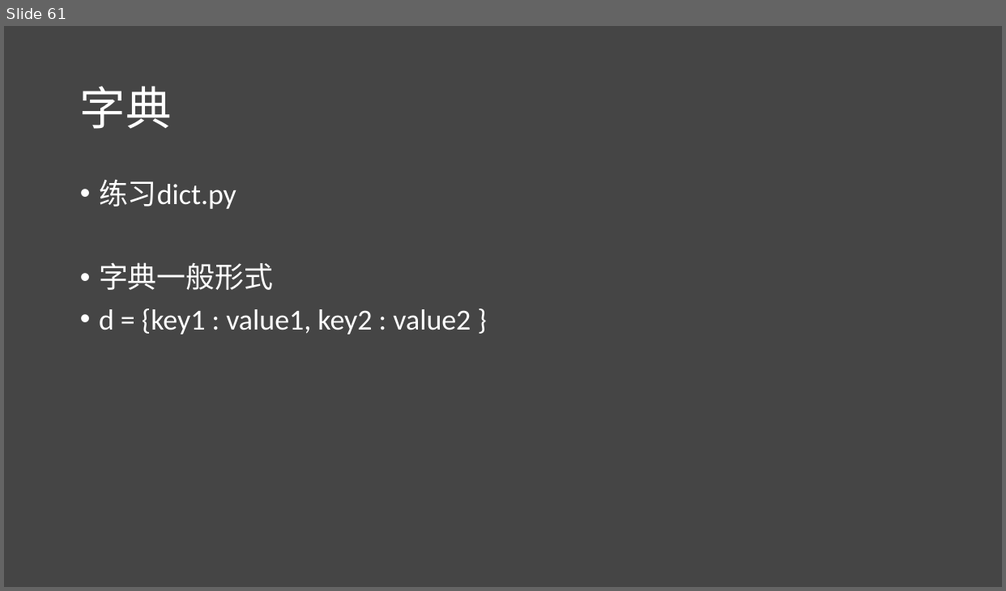
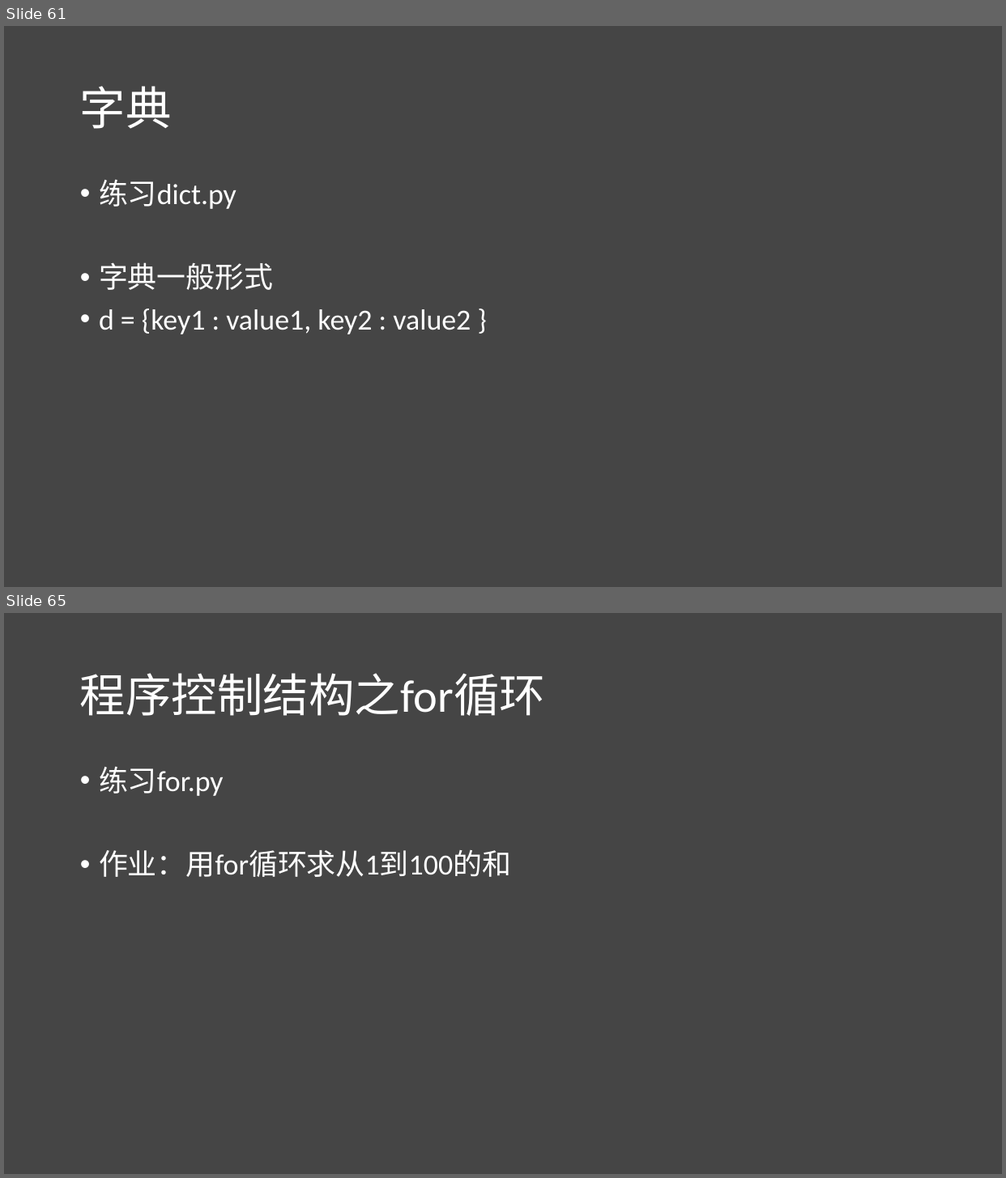
Before and after one commit to lichao312214129/lc_rsfmri_tools_python, a slide deck: The_first_ml_training/第一届机器学习实战班.pptx. Shown one above the other, each under a label of ours: slide 61 before the commit, slides 61 and 65 after it; the slides between them are not shown. The pictures are 1006x591 and 1006x1178 pixels, drawn with LibreOffice and Linux fonts; fonts in the diff are those of the drawing. Boxes give left, top, right and bottom in pixels: in the first picture for what was removed or moved away, otherwise in the second. Text is boxed around its words. In the diff, an @@ line names an element or a change of style, - is before the commit and + after.

```diff
--- a/The_first_ml_training/第一届机器学习实战班.pptx
+++ b/The_first_ml_training/第一届机器学习实战班.pptx
@@ slide 65 added at <box>4,613,1002,1174</box>, background #454545 @@
@@ title added at <box>80,673,545,716</box>, 44 pt, text #FFFFFF @@
+程序控制结构之for循环
@@ text added at <box>99,766,511,877</box>, 28 pt, text #FFFFFF @@
+• 练习for.py
+• 作业：用for循环求从1到100的和
```
Also in this commit, not shown: 6 other slides added, 17 other files.
